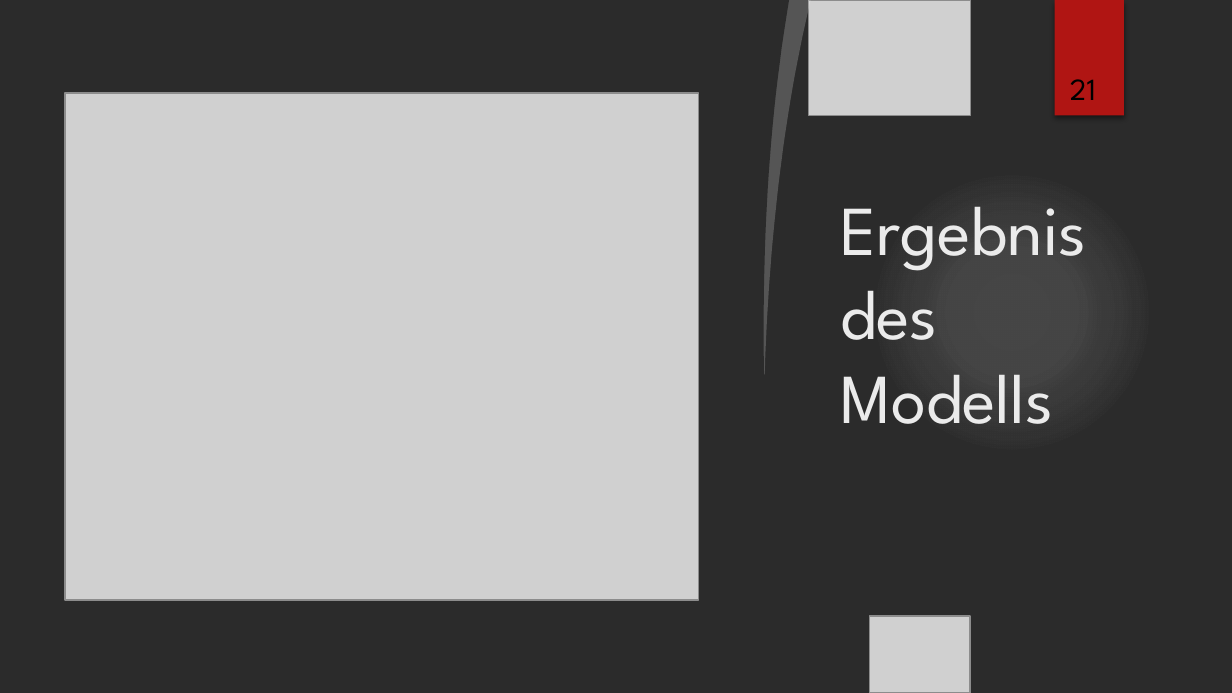
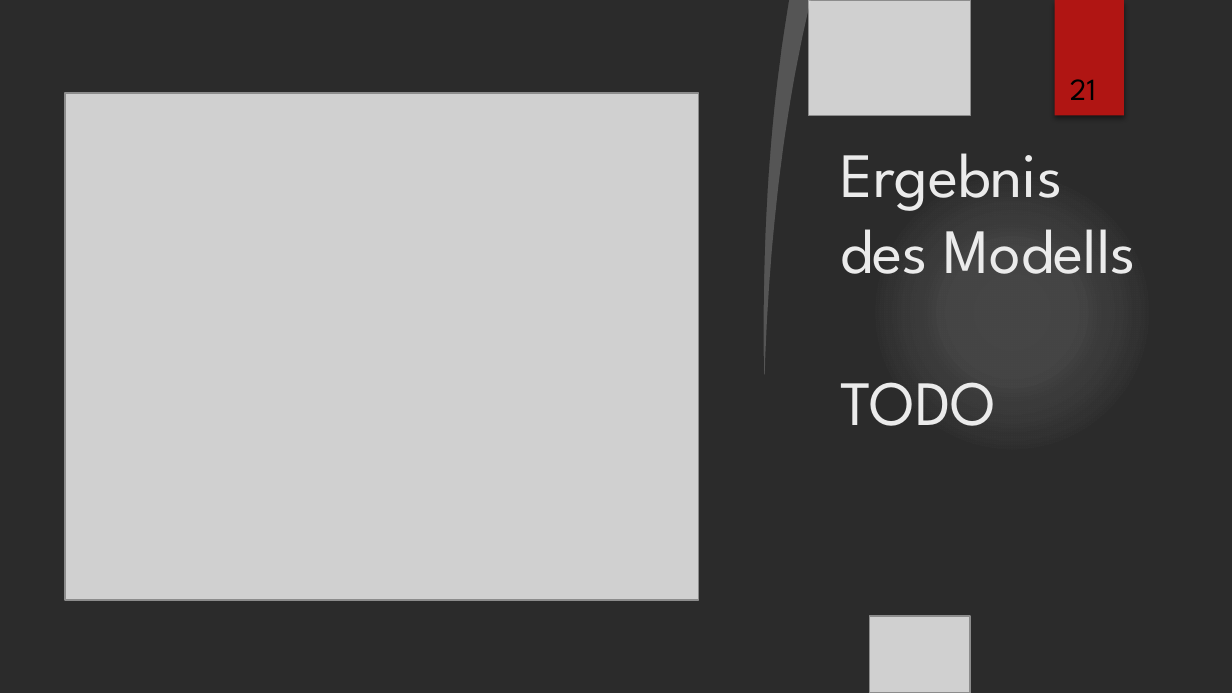
Before and after one commit to lz039/Gw2Trading, a slide deck: slide 21 of reports/presentation_custom_design.pptx. Drawn at 1232x693 pixels with LibreOffice and Linux fonts; fonts in the diff are those of the drawing; grey boxes stand for pictures; background and template pictures are left out; a plain dark background stands for a picture behind light text. Boxes give left, top, right and bottom in pixels: in the first picture for what was removed or moved away, otherwise in the second. Text is boxed around its words. In the diff, an @@ line names an element or a change of style, - is before the commit and + after.

Commit message:
fixed typos, added some todos

```diff
--- a/reports/presentation_custom_design.pptx
+++ b/reports/presentation_custom_design.pptx
@@ title at box(840, 153, 1136, 426): text changed; size 41 to 36.9 pt @@
-Ergebnis des Modells
+Ergebnis des Modells
+TODO
```
Also in this commit, not shown: 9 other slides changed.
